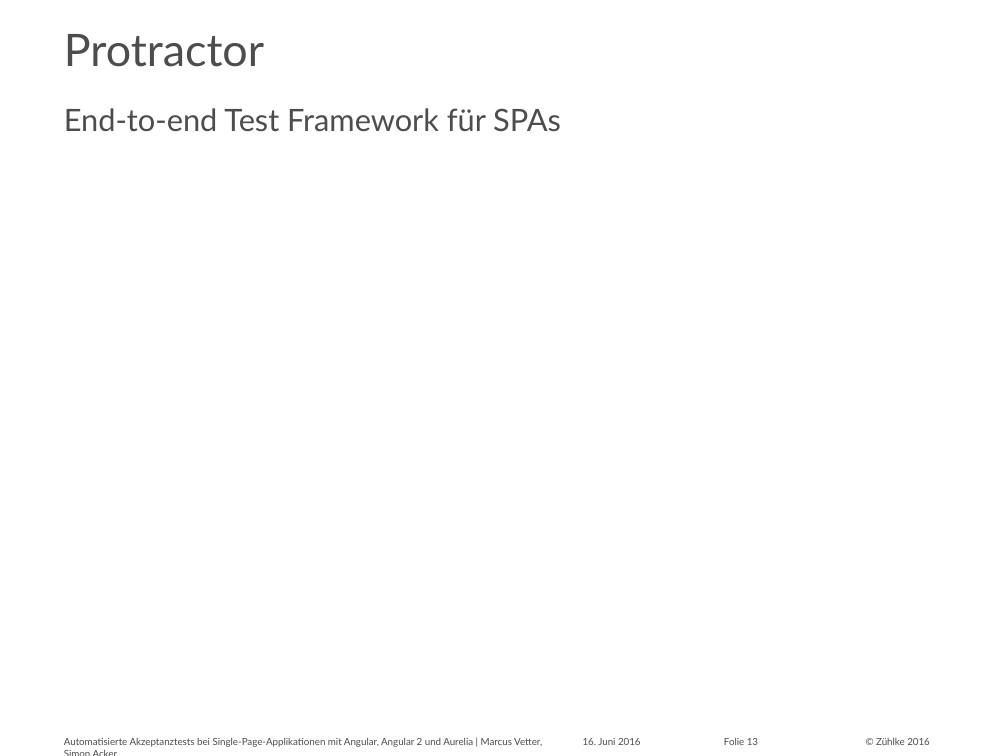
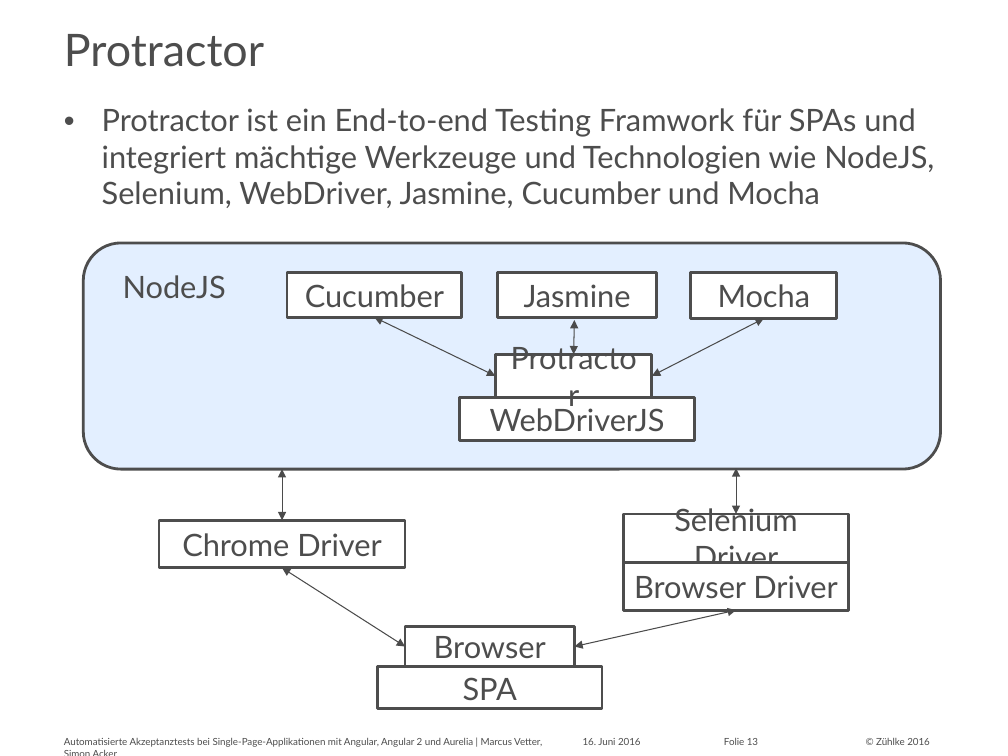
Before and after one commit to marcusvetter/yoda-chat, a slide deck: slide 13 of Vortrag_KE2016_MAVE_SIA.pptx. Drawn at 1008x756 pixels with LibreOffice and Linux fonts; fonts in the diff are those of the drawing. Boxes give left, top, right and bottom in pixels: in the first picture for what was removed or moved away, otherwise in the second. Text is boxed around its words. In the diff, an @@ line names an element or a change of style, - is before the commit and + after.

```diff
--- a/Vortrag_KE2016_MAVE_SIA.pptx
+++ b/Vortrag_KE2016_MAVE_SIA.pptx
@@ text removed at box(64, 108, 561, 132) @@
-End-to-end Test Framework für SPAs
@@ text added at box(102, 108, 934, 208), 22 pt, text #4D4D4D @@
+• Protractor ist ein End-to-end Testing Framwork für SPAs und integriert mächtige Werkzeuge und Technologien wie NodeJS, Selenium, WebDriver, Jasmine, Cucumber und Mocha
@@ rounded rectangle added at box(84, 243, 940, 469), fill #E3EFFF, outline #4D4D4D 2 pt @@
@@ text added at box(123, 275, 226, 299), 22 pt, text #4D4D4D @@
+NodeJS
@@ rectangle added at box(287, 272, 462, 317), fill #FFFFFF, outline #4D4D4D 2 pt, 22 pt, text #4D4D4D @@
+Cucumber
@@ rectangle added at box(498, 272, 656, 317), fill #FFFFFF, outline #4D4D4D 2 pt, 22 pt, text #4D4D4D @@
+Jasmine
@@ rectangle added at box(690, 272, 837, 319), fill #FFFFFF, outline #4D4D4D 2 pt, 22 pt, text #4D4D4D @@
+Mocha
@@ double arrow added from (374, 318) to (495, 376), #4B4B4B 0.75 pt @@
@@ double arrow added from (575, 321) to (574, 355), #4B4B4B 0.75 pt @@
@@ double arrow added from (764, 319) to (652, 376), #4B4B4B 0.75 pt @@
@@ rectangle added at box(495, 355, 651, 398), fill #FFFFFF, outline #4D4D4D 2 pt, 22 pt, text #4D4D4D @@
+Protractor
@@ rectangle added at box(460, 398, 695, 440), fill #FFFFFF, outline #4D4D4D 2 pt, 22 pt, text #4D4D4D @@
+WebDriverJS
@@ double arrow added from (282, 469) to (282, 520), #4B4B4B 0.75 pt @@
@@ double arrow added from (736, 469) to (736, 514), #4B4B4B 0.75 pt @@
@@ rectangle added at box(159, 520, 405, 568), fill #FFFFFF, outline #4D4D4D 2 pt, 22 pt, text #4D4D4D @@
+Chrome Driver
@@ rectangle added at box(623, 514, 849, 562), fill #FFFFFF, outline #4D4D4D 2 pt, 22 pt, text #4D4D4D @@
+Selenium Driver
@@ double arrow added from (282, 568) to (405, 646), #4B4B4B 0.75 pt @@
@@ rectangle added at box(623, 562, 849, 610), fill #FFFFFF, outline #4D4D4D 2 pt, 22 pt, text #4D4D4D @@
+Browser Driver
@@ rectangle added at box(405, 626, 575, 666), fill #FFFFFF, outline #4D4D4D 2 pt, 22 pt, text #4D4D4D @@
+Browser
@@ double arrow added from (736, 610) to (575, 646), #4B4B4B 0.75 pt @@
@@ rectangle added at box(377, 666, 602, 709), fill #FFFFFF, outline #4D4D4D 2 pt, 22 pt, text #4D4D4D @@
+SPA
```
Also in this commit, not shown: 1 other slide changed.
